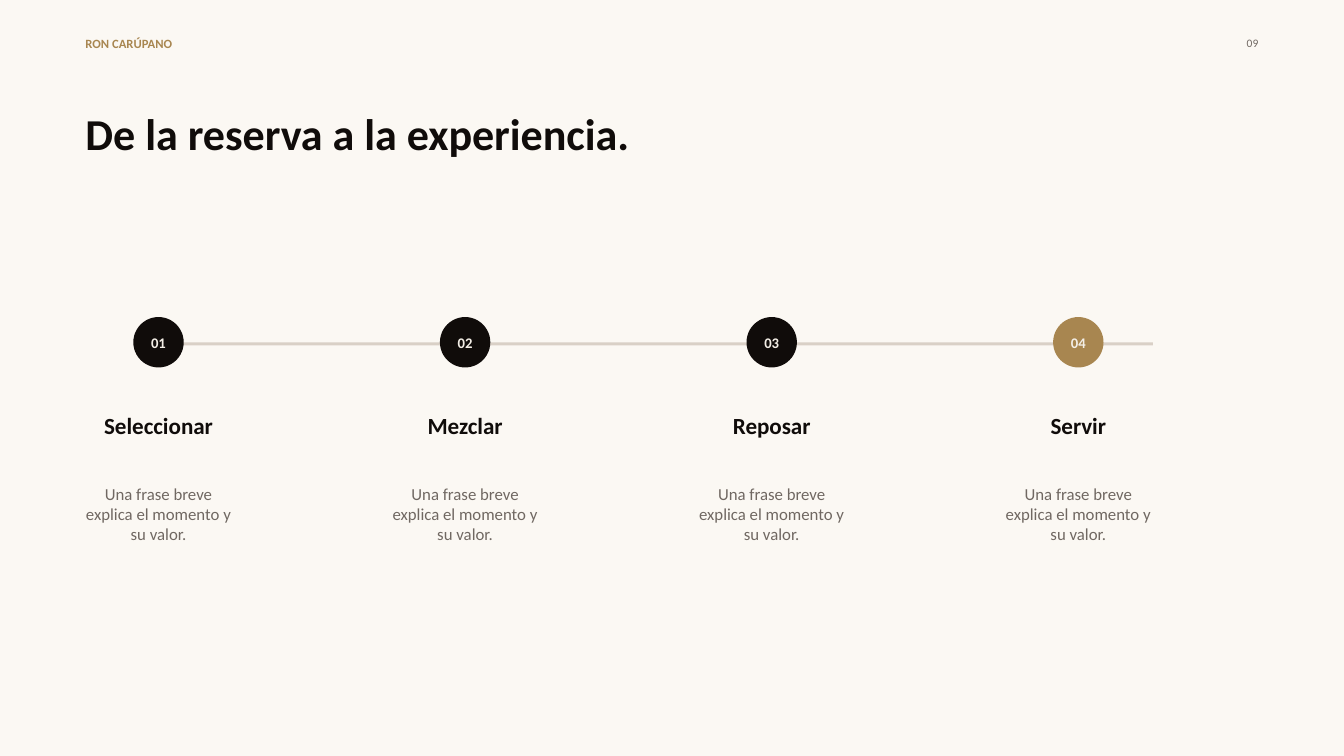
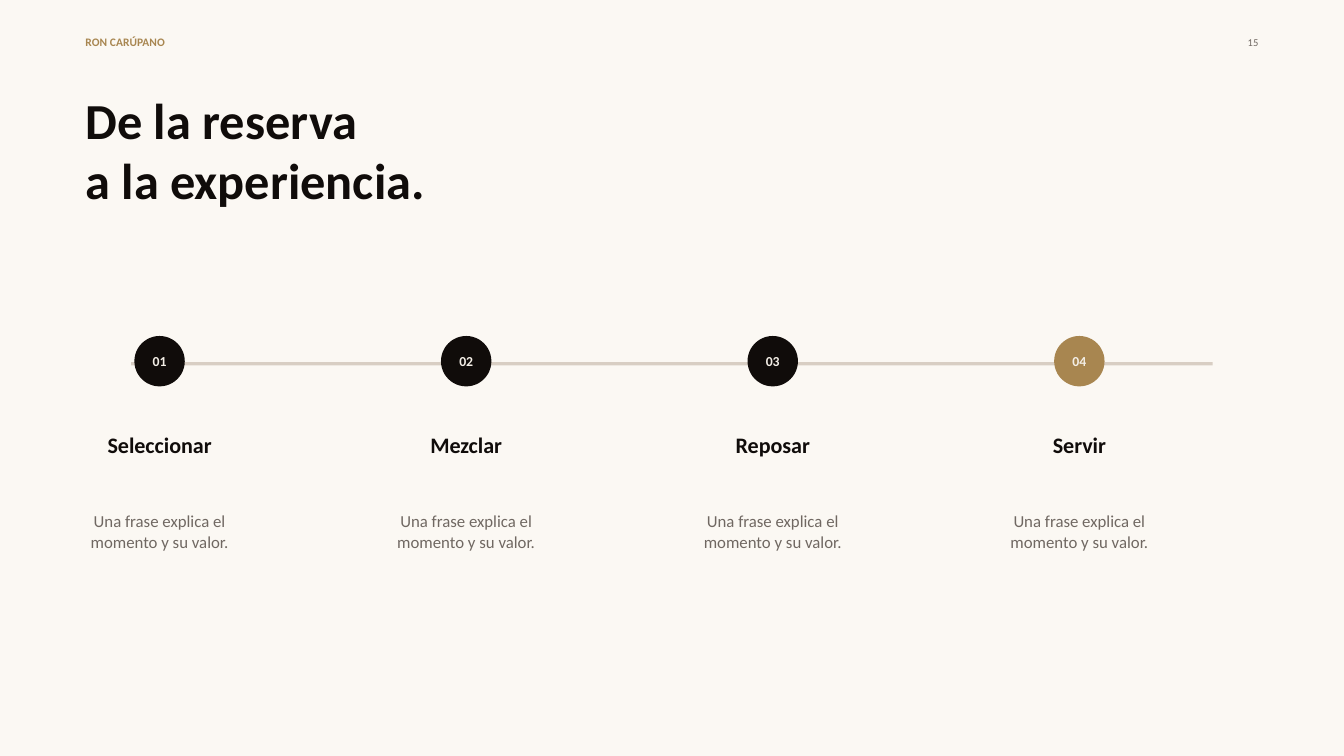
Before and after one commit to grodriguezal/ron-carupano-brand-hub, a slide deck: slide 15 of assets/downloads/ron-carupano-master-deck.pptx (slide 9 before the commit). Drawn at 1344x756 pixels with LibreOffice and Linux fonts; fonts in the diff are those of the drawing. Boxes give left, top, right and bottom in pixels: in the first picture for what was removed or moved away, otherwise in the second. Text is boxed around its words. In the diff, an @@ line names an element or a change of style, - is before the commit and + after.

```diff
--- a/assets/downloads/ron-carupano-master-deck.pptx
+++ b/assets/downloads/ron-carupano-master-deck.pptx
@@ text "RON CARÚPANO" at <box>85,37,165,46</box>: size 9 to 8.2 pt @@
@@ text at <box>1248,39,1259,46</box>: text changed; size 8.2 to 7.5 pt @@
-09
+15
@@ text at <box>85,103,424,207</box>: text changed; size 31.5 to 36 pt @@
-De la reserva a la experiencia.
+De la reserva
+a la experiencia.
@@ 8 texts, 4 rounded rectangles: place and size @@
-8 texts, 4 rounded rectangles at <box>104,318,1107,438</box>
+8 texts, 4 rounded rectangles at <box>108,336,1106,457</box>
@@ size 10.5 to 9.8 pt in 4 elements at <box>153,357,167,366</box>, <box>766,357,780,366</box>, <box>1072,357,1086,366</box>, <box>459,357,473,366</box> @@
@@ rectangle: place and size @@
-rectangle at <box>145,343,1153,346</box>
+rectangle at <box>131,362,1213,365</box>
@@ rectangle at <box>131,362,1213,365</box>: fill #D9D0C6 to #D8CEC3 @@
@@ size 16.5 to 15.8 pt in 4 elements at <box>736,438,810,457</box>, <box>1053,437,1106,453</box>, <box>108,437,212,453</box>, <box>430,437,502,453</box> @@
@@ text at <box>91,515,228,551</box>: text changed @@
-Una frase breve explica el momento y su valor.
+Una frase explica el momento y su valor.
@@ text at <box>397,515,535,551</box>: text changed @@
-Una frase breve explica el momento y su valor.
+Una frase explica el momento y su valor.
@@ text at <box>704,515,841,551</box>: text changed @@
-Una frase breve explica el momento y su valor.
+Una frase explica el momento y su valor.
@@ text at <box>1010,515,1148,551</box>: text changed @@
-Una frase breve explica el momento y su valor.
+Una frase explica el momento y su valor.
```
Also in this commit, not shown: 5 other slides changed, 14 slides added, 4 slides removed, 7 other files.
